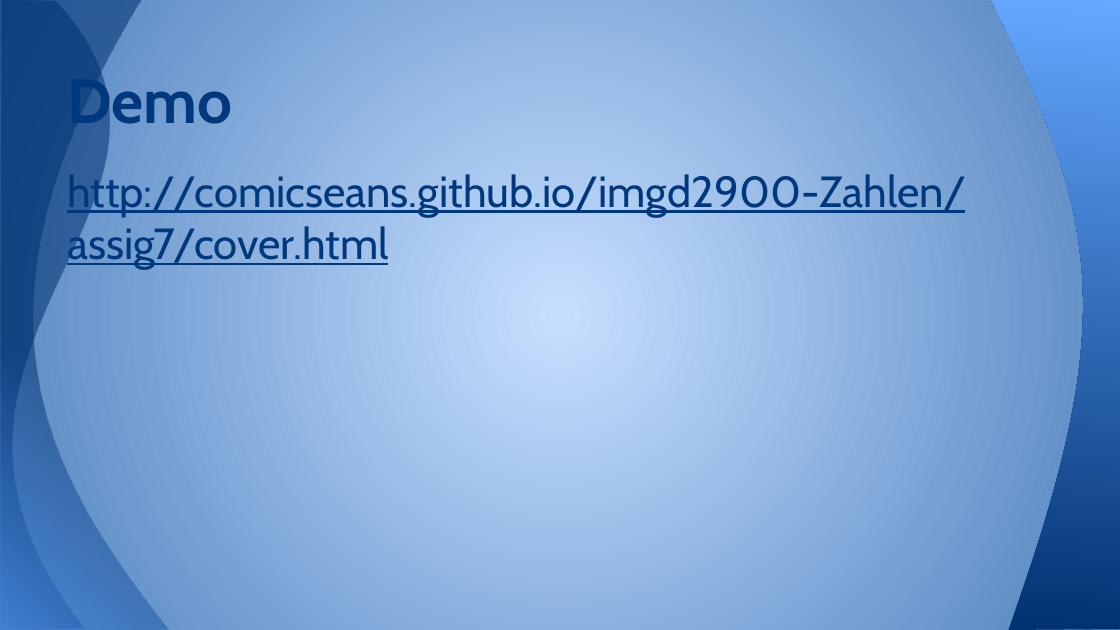
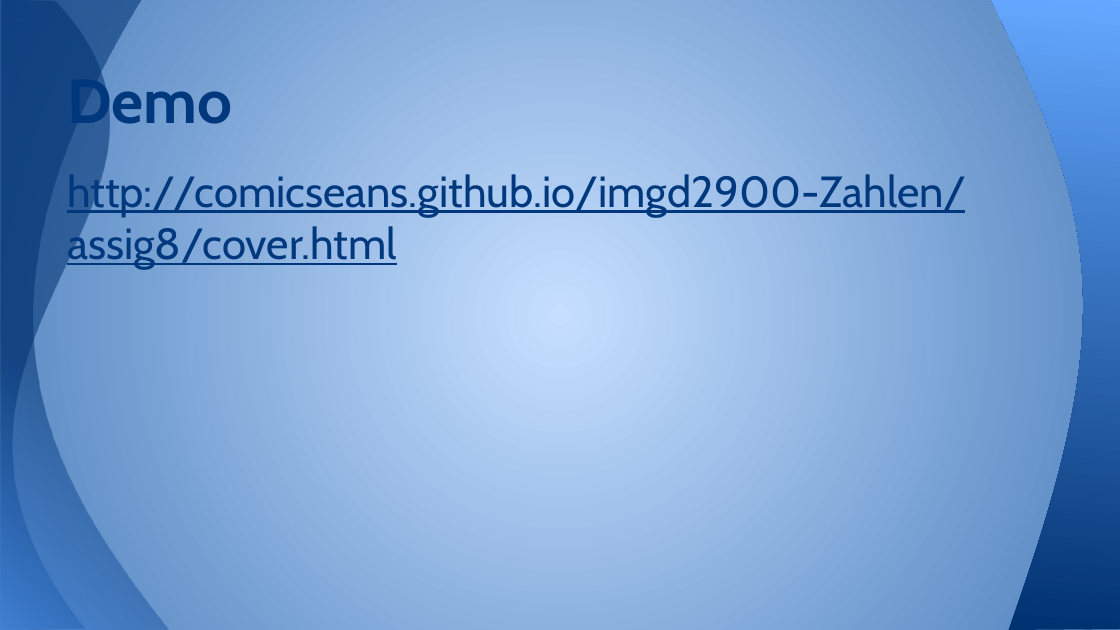
Before and after one commit to ComicSeans/imgd2900, a slide deck: slide 4 of assig8/Chromaworks.pptx (slide 3 before the commit). Drawn at 1120x630 pixels with LibreOffice and Linux fonts; fonts in the diff are those of the drawing. Boxes give left, top, right and bottom in pixels: in the first picture for what was removed or moved away, otherwise in the second. Text is boxed around its words. In the diff, an @@ line names an element or a change of style, - is before the commit and + after.

```diff
--- a/assig8/Chromaworks.pptx
+++ b/assig8/Chromaworks.pptx
@@ text at bbox=[67, 170, 967, 269]: text changed @@
-http://comicseans.github.io/imgd2900-Zahlen/assig7/cover.html
+http://comicseans.github.io/imgd2900-Zahlen/assig8/cover.html
```
Also in this commit, not shown: 1 other slide changed, 1 slide added.
